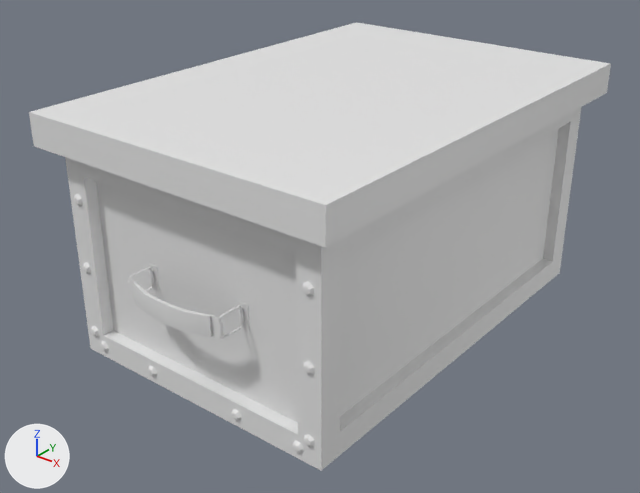
What one commit did to the FBX model Assets/Models/Environment/Storage Box.fbx.
Before and after are seen from a camera (50 mm lens) standing at (0.41, -0.545, 0.39) and looking at (-0.005, -0.027, 0.069). Lighting does not change. The marker at lower left points along +X, +Y and +Z. Where no turn or scale is listed for an object, it has been applied to the vertices.

In view in the first picture: 'Storage Box'.
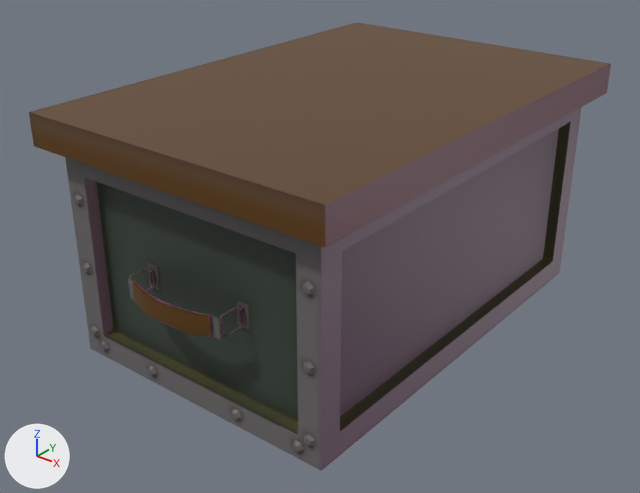
Location of each change, [x1, y1, x2, y2] in pixels of the pictures (640 x 493 px):
'Storage Box', surface changed
    both: [29, 22, 611, 471]

Edits to the bpy script that builds the scene:
```text
Add img_storage_box_storage_box_diffuse_png:
    img_storage_box_storage_box_diffuse_png = load_image('Storage Box_Storage Box_Diffuse.png', 'Materials/Storage Box_Storage Box_Diffuse.png', 512, 512, 'sRGB')
Add img_storage_box_storage_box_normal_png:
    img_storage_box_storage_box_normal_png = load_image('Storage Box_Storage Box_Normal.png', 'Materials/Storage Box_Storage Box_Normal.png', 512, 512, 'Non-Color')
Change mat_storage_box:
    add n2 = _N.new('ShaderNodeTexImage'); n2.name = 'Image Texture'
    add n2.image = img_storage_box_storage_box_diffuse_png
    add n3 = _N.new('ShaderNodeTexImage'); n3.name = 'Image Texture.001'
    add n3.image = img_storage_box_storage_box_normal_png
    add n4 = _N.new('ShaderNodeNormalMap'); n4.name = 'Normal Map'
    where n0 = _N.new('ShaderNodeBsdfPrincipled'); n0.name = 'Principled BSDF'
    add _L.new(n2.outputs[0], n0.inputs[0])  # 'Color' to 'Base Color'
    add _L.new(n3.outputs[0], n4.inputs[1])  # 'Color' to 'Color'
    add _L.new(n4.outputs[0], n0.inputs[5])  # 'Normal' to 'Normal'
```
